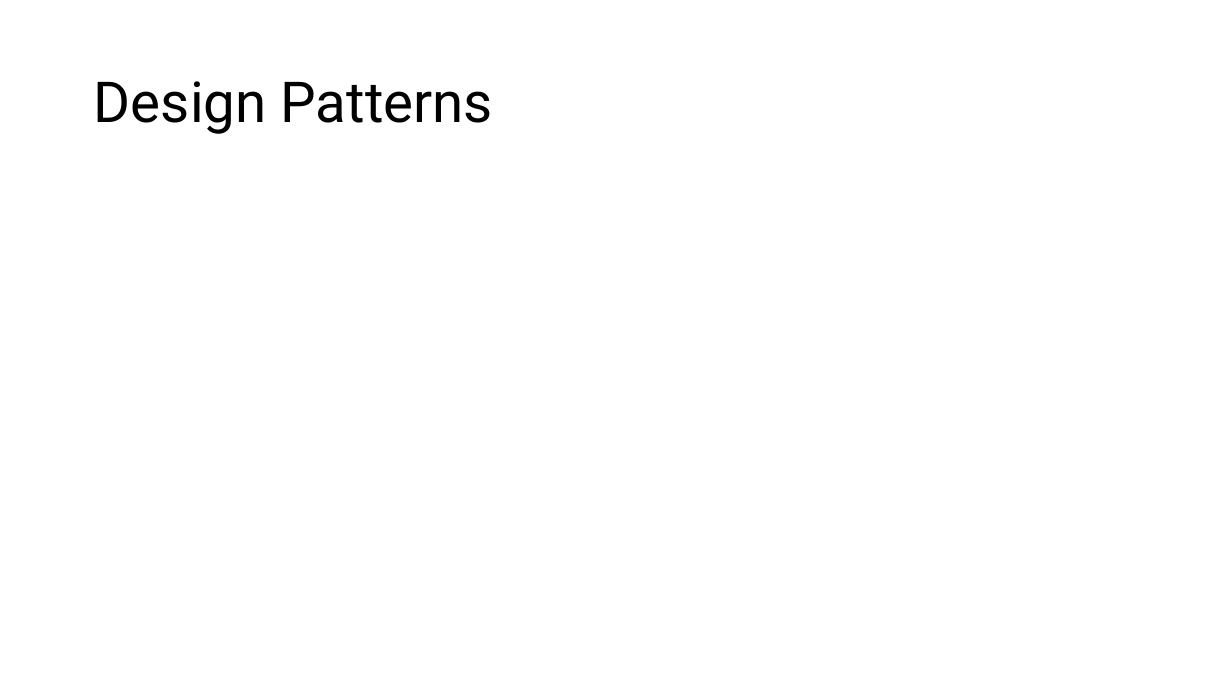
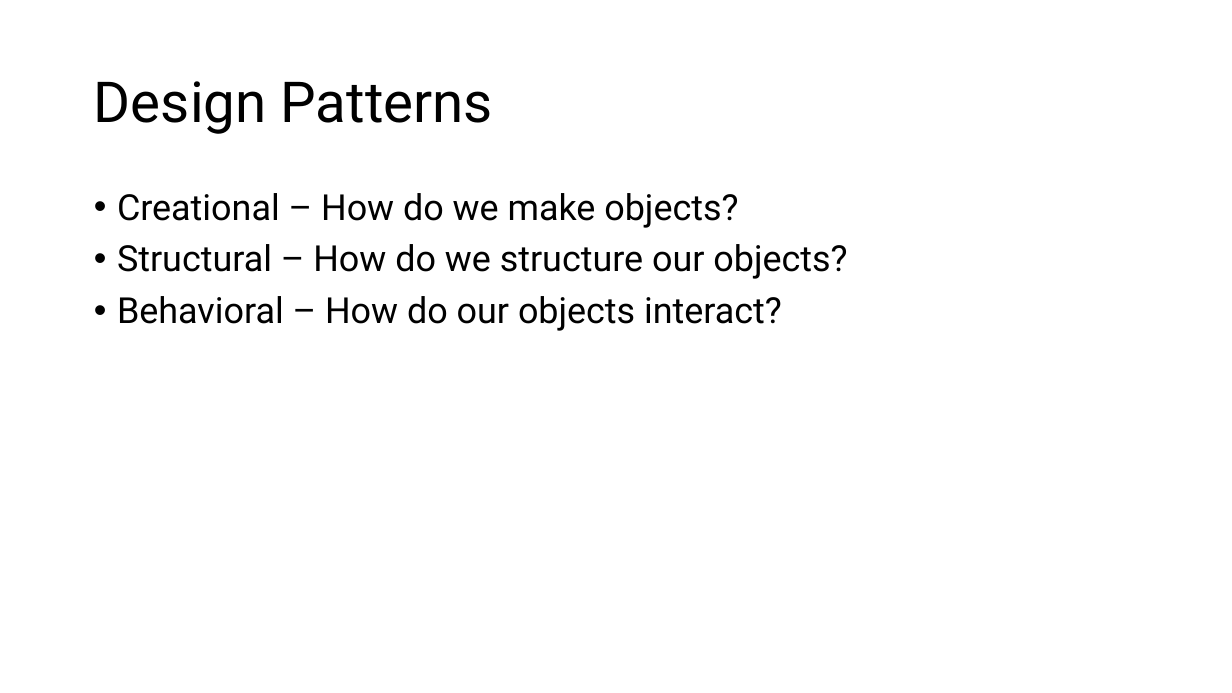
Before and after one commit to CyberDave80/AI2C-Prereqs, a slide deck: slide 12 of lesson09/Clean Code/Writing Clean Code.pptx. Drawn at 1232x693 pixels with LibreOffice and Linux fonts; fonts in the diff are those of the drawing. Boxes give left, top, right and bottom in pixels: in the first picture for what was removed or moved away, otherwise in the second. Text is boxed around its words. In the diff, an @@ line names an element or a change of style, - is before the commit and + after.

```diff
--- a/lesson09/Clean Code/Writing Clean Code.pptx
+++ b/lesson09/Clean Code/Writing Clean Code.pptx
@@ text added at <box>117,193,847,331</box>, 28 pt, text #000000 @@
+• Creational – How do we make objects?
+• Structural – How do we structure our objects?
+• Behavioral – How do our objects interact?
```
Also in this commit, not shown: 3 other slides changed, 1 slide added, 2 slides removed, 1 other file.
